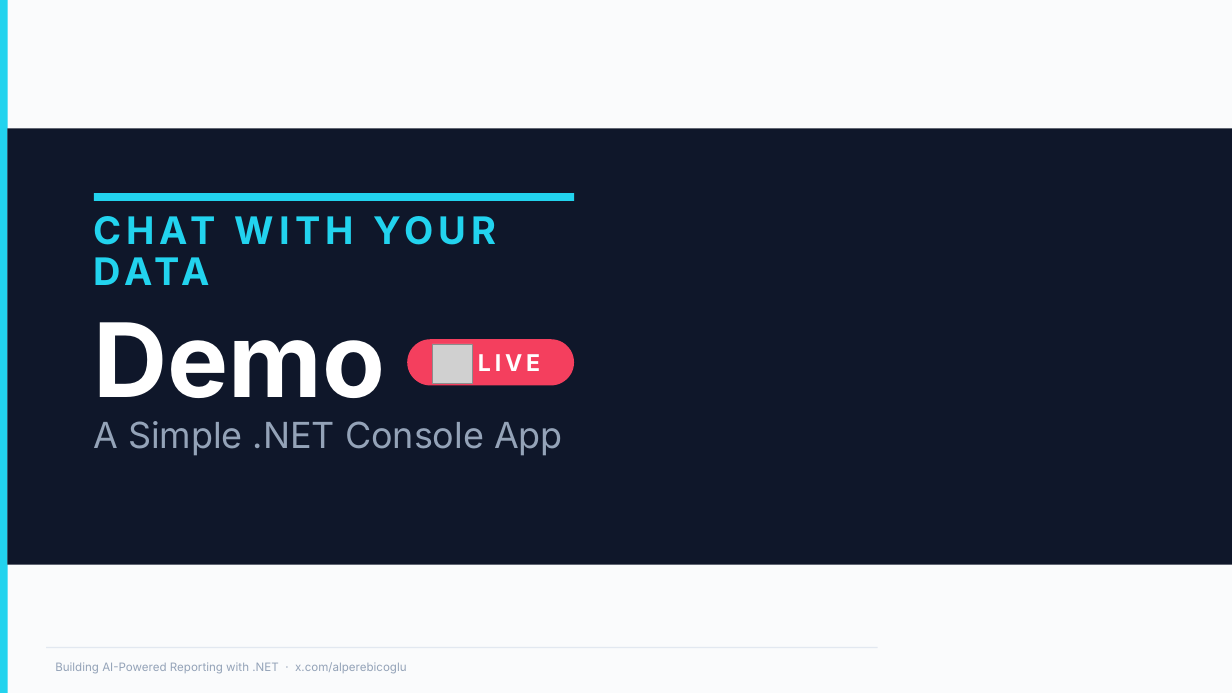
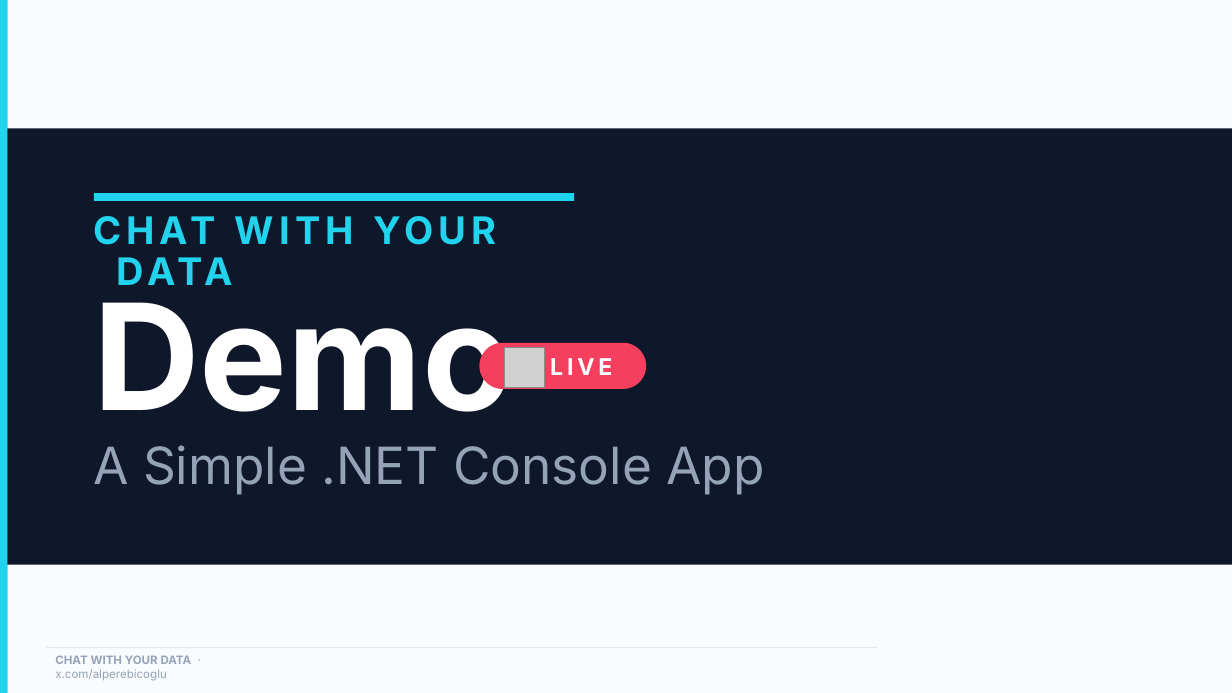
Before and after one commit to ebicoglu/chat-with-your-data-conference, a slide deck: slide 9 of Presentation.pptx. Drawn at 1232x693 pixels with LibreOffice and Linux fonts; fonts in the diff are those of the drawing; grey boxes stand for pictures; background and template pictures are left out. Boxes give left, top, right and bottom in pixels: in the first picture for what was removed or moved away, otherwise in the second. Text is boxed around its words. In the diff, an @@ line names an element or a change of style, - is before the commit and + after.

```diff
--- a/Presentation.pptx
+++ b/Presentation.pptx
@@ text "CHAT WITH YOUR DATA" at (x1=116, y1=257, x2=232, y2=285): indent changed @@
@@ title "Demo" moved from (x1=93, y1=322, x2=563, y2=456) to (x1=93, y1=302, x2=764, y2=495) @@
@@ title "Demo" at (x1=93, y1=302, x2=764, y2=495): size 80 to 115 pt in "Demo"; size 28 to 40 pt in "A Simple .NET Console App"; vertical alignment bottom to middle @@
@@ picture removed at (x1=433, y1=344, x2=472, y2=384) @@
@@ rounded rectangle "LIVE" moved from (x1=408, y1=339, x2=575, y2=385) to (x1=480, y1=343, x2=647, y2=389) @@
@@ picture added at (x1=505, y1=348, x2=544, y2=387) @@
@@ text at (x1=55, y1=655, x2=192, y2=681): text changed @@
-Building AI-Powered Reporting with .NET · x.com/alperebicoglu
+CHAT WITH YOUR DATA · x.com/alperebicoglu
```
Also in this commit, not shown: 19 other slides changed.
